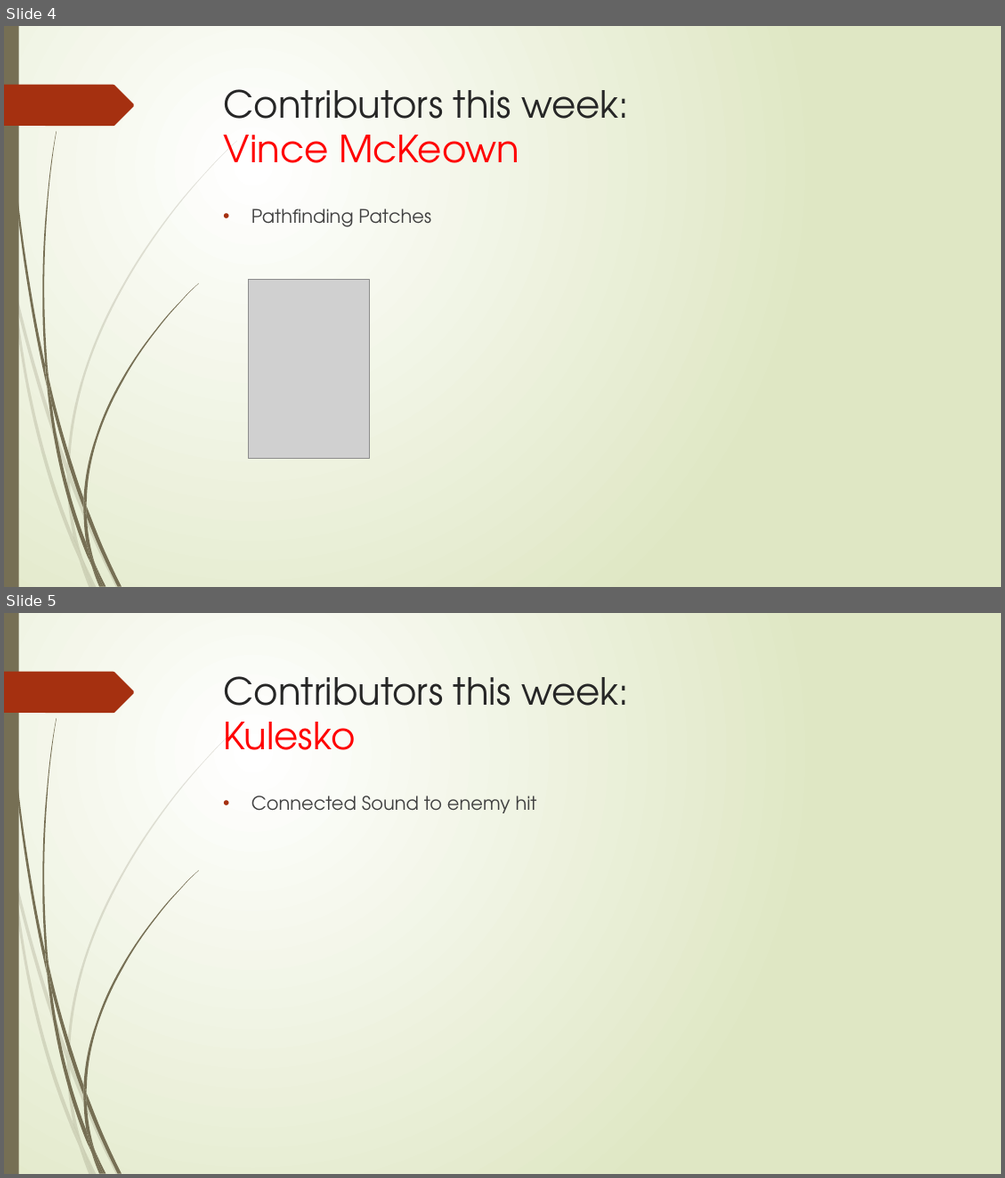
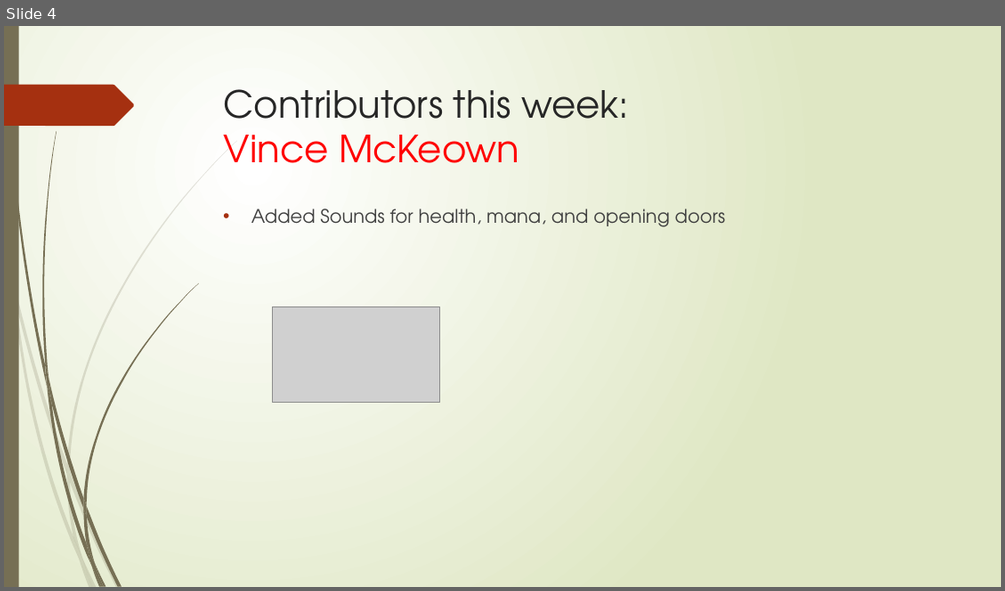
Before and after one commit to gamkedo-la/daggers-gate, a slide deck: Reference Documents/Week 4.pptx. Shown one above the other, each under a label of ours: slides 4 and 5 before the commit, slide 4 after it. The pictures are 1005x1178 and 1005x591 pixels, drawn with LibreOffice and Linux fonts; fonts in the diff are those of the drawing; grey boxes stand for pictures. Boxes give left, top, right and bottom in pixels: in the first picture for what was removed or moved away, otherwise in the second. Text is boxed around its words. In the diff, an @@ line names an element or a change of style, - is before the commit and + after.

```diff
--- a/Reference Documents/Week 4.pptx
+++ b/Reference Documents/Week 4.pptx
@@ slide 5 removed at [4,613,1001,1174], background gradient #FFFFFF to #DFE8C4; not listed: 24 template elements that a slide beside it also shows @@
@@ title removed at [224,676,629,750] @@
-Contributors this week:
-Kulesko
@@ text removed at [251,795,537,813] @@
-• Connected Sound to enemy hit
@@ slide 4 changed as well @@
@@ text at [251,208,726,227]: text changed @@
-• Pathfinding Patches
+• Added Sounds for health, mana, and opening doors
@@ picture removed at [249,280,370,459] @@
@@ picture added at [273,306,439,402] @@
```
Also in this commit, not shown: 3 other slides changed, 1 other file.
